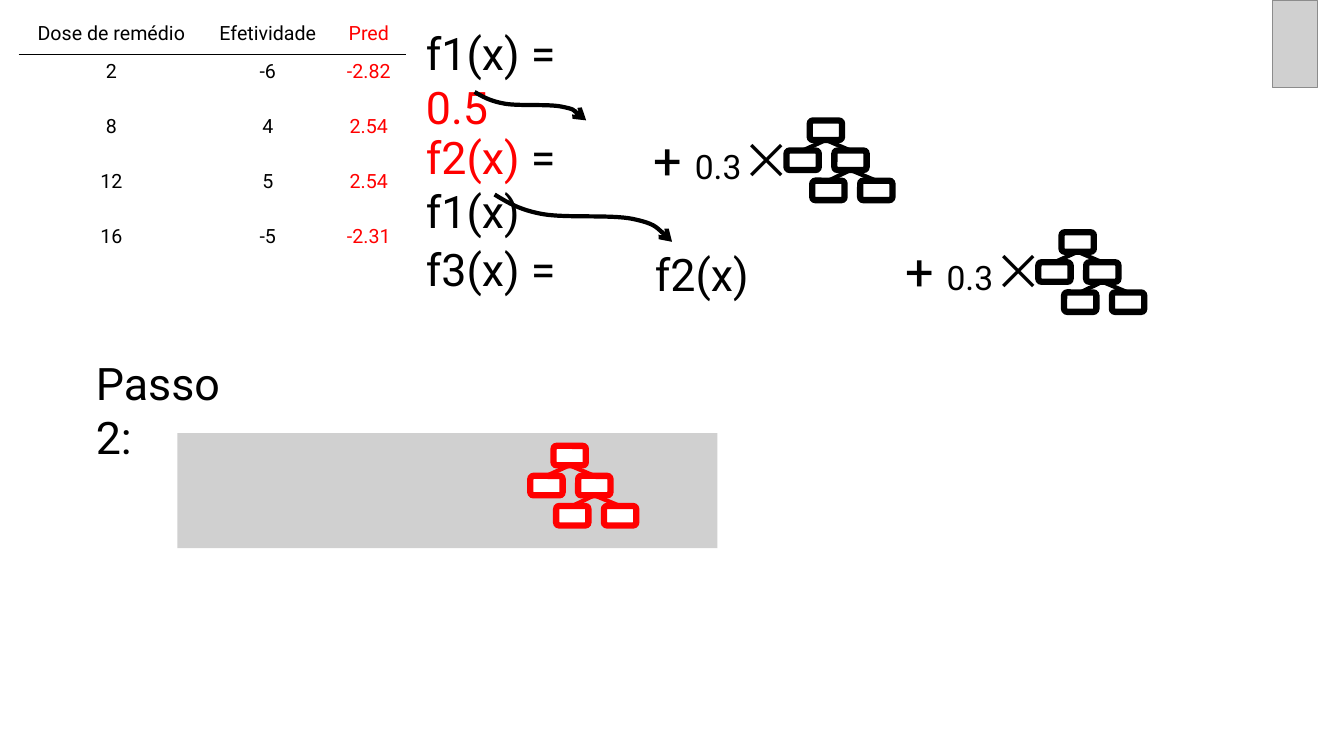
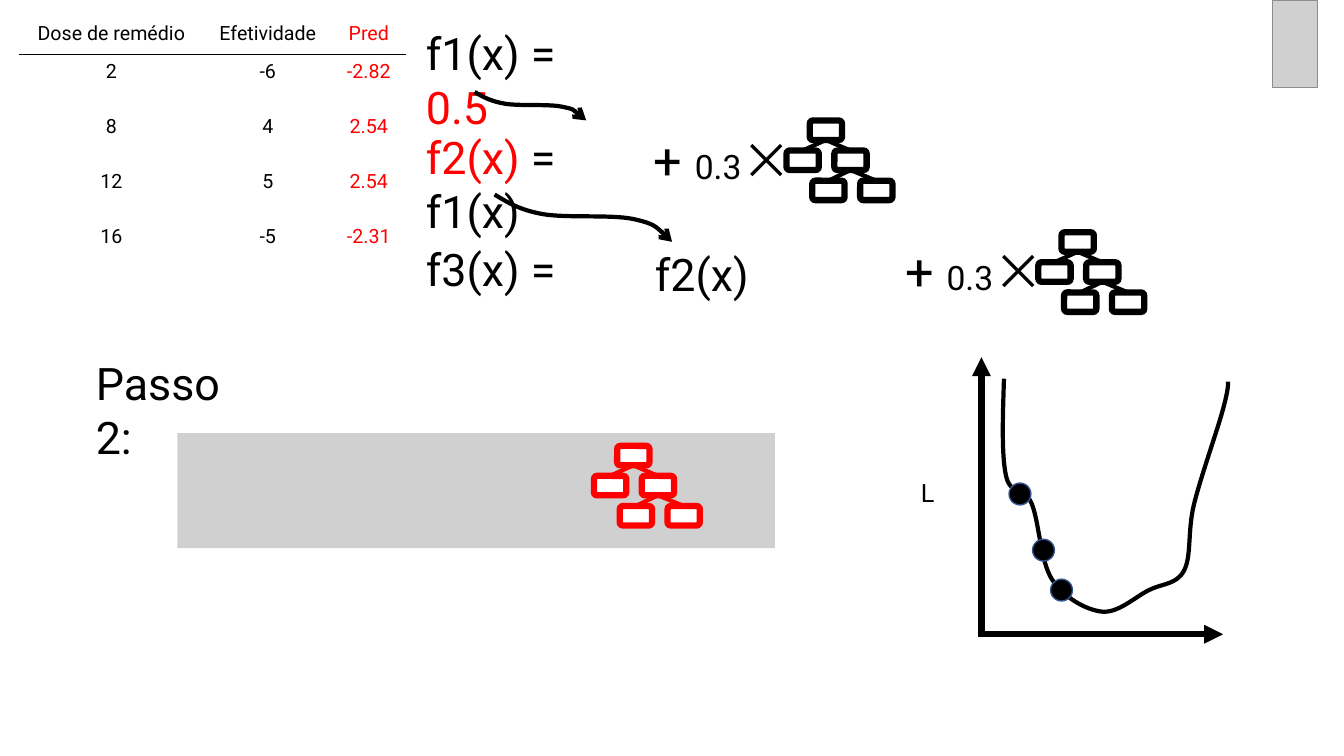
Before and after one commit to curso-r/202005-xgboost, a slide deck: slide 27 of slides/slides_xgb_teoria_e_passo_a_passo.pptx. Drawn at 1344x756 pixels with LibreOffice and Linux fonts; fonts in the diff are those of the drawing; grey boxes stand for pictures. Boxes give left, top, right and bottom in pixels: in the first picture for what was removed or moved away, otherwise in the second. Text is boxed around its words. In the diff, an @@ line names an element or a change of style, - is before the commit and + after.

```diff
--- a/slides/slides_xgb_teoria_e_passo_a_passo.pptx
+++ b/slides/slides_xgb_teoria_e_passo_a_passo.pptx
@@ arrow added from (982, 637) to (982, 357), #000000 4.5 pt @@
@@ freeform shape added at (1003,379,1229,612), outline #000000 3 pt @@
@@ picture: place and size @@
-picture at (177,434,718,548)
+picture at (177,434,775,548)
@@ 5 rounded rectangles, 4 lines: place and size @@
-5 rounded rectangles, 4 lines at (530,446,636,525)
+5 rounded rectangles, 4 lines at (594,446,700,525)
@@ text added at (921,484,935,502), 18 pt, text #000000 @@
+L
@@ ellipse added at (1009,483,1031,505), fill #000000, outline #325491 1 pt @@
@@ ellipse added at (1032,539,1055,562), fill #000000, outline #325491 1 pt @@
@@ ellipse added at (1051,580,1073,602), fill #000000, outline #325491 1 pt @@
@@ arrow added from (982, 634) to (1223, 634), #000000 4.5 pt @@
```
Also in this commit, not shown: 17 other slides changed, 1 other file.
